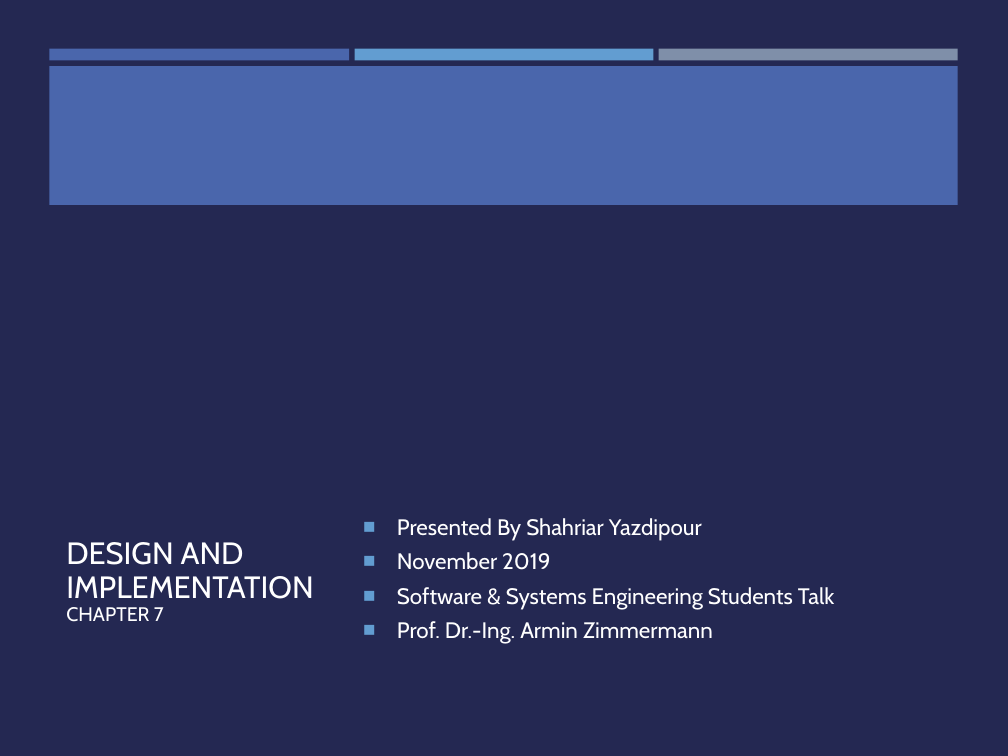
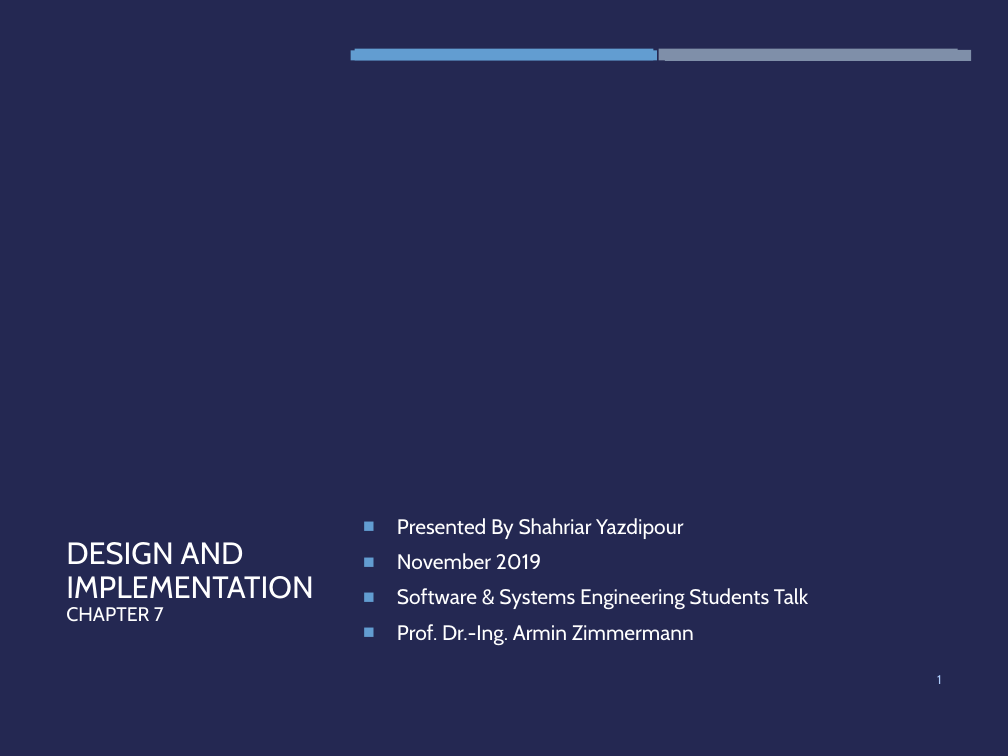
Before and after one commit to yazdipour/presentations, a slide deck: slide 1 of 2019Nov_Design_Implementation/Ch7.pptx. Drawn at 1008x756 pixels with LibreOffice and Linux fonts; fonts in the diff are those of the drawing; background and template pictures are left out. Boxes give left, top, right and bottom in pixels: in the first picture for what was removed or moved away, otherwise in the second. Text is boxed around its words. In the diff, an @@ line names an element or a change of style, - is before the commit and + after.

```diff
--- a/2019Nov_Design_Implementation/Ch7.pptx
+++ b/2019Nov_Design_Implementation/Ch7.pptx
@@ rectangle added at [37, 50, 344, 60], fill #242852 @@
@@ rectangle removed at [49, 48, 349, 60] @@
@@ rectangle added at [351, 50, 657, 60], fill #629DD1 @@
@@ rectangle added at [665, 50, 972, 61], fill #7F8FA9 @@
@@ rectangle added at [36, 68, 972, 199], fill #242852 @@
@@ rectangle removed at [49, 67, 958, 206] @@
@@ text "Presented By Shahriar Yazdipour" at [397, 518, 808, 646]: size 16 to 15 pt; line spacing 0.8 to 0.9 @@
@@ page number added at [937, 675, 941, 684], 9 pt, text #ACCBF9 @@
+1
```
Also in this commit, not shown: 18 other slides changed, 5 slides added, 5 slides removed, 3 other files.
